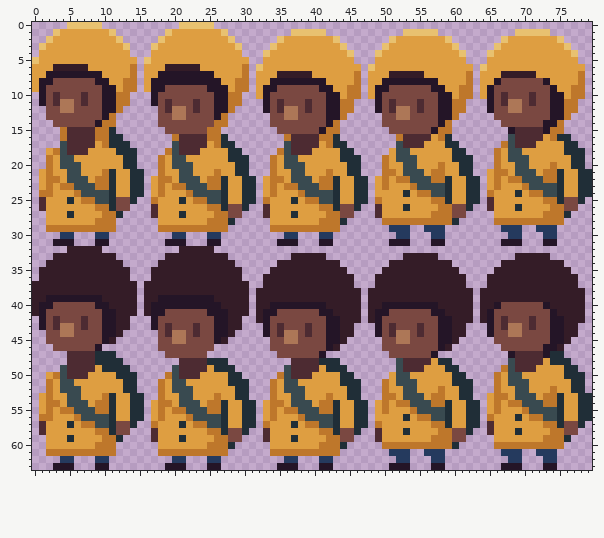
Edited in one commit: sprite sheet (Assets/Sprites/Player/iolanda_idle_spr_sheet.png). Above is the file before it was changed.
The file is 80x64 pixels.
After:
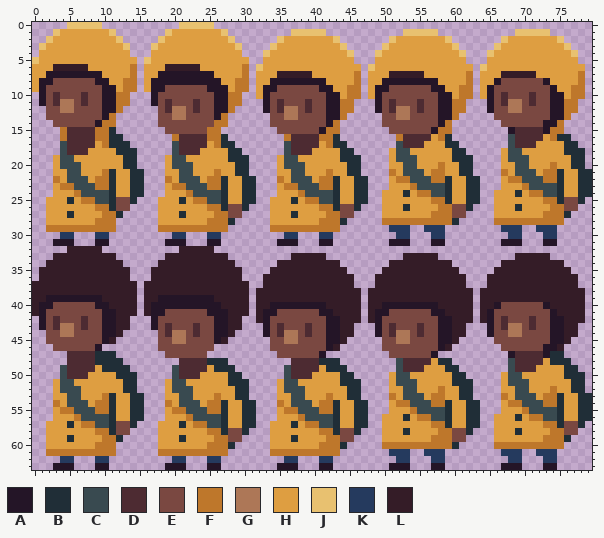
Palette (. is transparent): A #241527  B #202e37  C #394a50  D #4d2b32  E #7a4841  F #be772b  G #ad7757  H #de9e41  J #e8c170  K #253a5e  L #341c27
From old to new:
y 17: x 67 F -> .
y 18: x 2..3 HF -> ..; x 19 F -> .; x 35 F -> .; x 66 F -> .
y 19..20: x 2 F -> .; x 18 F -> .; x 34 F -> .; x 50 F -> .; x 66 F -> .
y 21: x 1..2 HF -> ..; x 18 F -> .; x 34 F -> .; x 50 F -> .; x 65..66 HF -> ..
y 22..23: x 1..2 HF -> ..; x 17..18 HF -> ..; x 33..34 HF -> ..; x 49..50 HF -> ..; x 65..66 HF -> ..
y 24: x 1..2 FF -> ..; x 17..18 HF -> ..; x 33..34 HF -> ..; x 49 H -> .; x 65 F -> .
y 25: x 1 D -> .; x 17 F -> .; x 33 F -> .; x 49 F -> .; x 65 D -> .
y 26: x 1 D -> .; x 17 D -> .; x 33 D -> .; x 49 D -> .; x 65 D -> .
y 27: x 17 D -> .; x 33 D -> .; x 49 D -> .
y 49: x 67 F -> .
y 50: x 2..3 HF -> ..; x 19 F -> .; x 35 F -> .; x 66 F -> .
y 51..52: x 2 F -> .; x 18 F -> .; x 34 F -> .; x 50 F -> .; x 66 F -> .
y 53: x 1..2 HF -> ..; x 18 F -> .; x 34 F -> .; x 50 F -> .; x 65..66 HF -> ..
y 54..55: x 1..2 HF -> ..; x 17..18 HF -> ..; x 33..34 HF -> ..; x 49..50 HF -> ..; x 65..66 HF -> ..
y 56: x 1..2 FF -> ..; x 17..18 HF -> ..; x 33..34 HF -> ..; x 49 H -> .; x 65 F -> .
y 57: x 1 D -> .; x 17 F -> .; x 33 F -> .; x 49 F -> .; x 65 D -> .
y 58: x 1 D -> .; x 17 D -> .; x 33 D -> .; x 49 D -> .; x 65 D -> .
y 59: x 17 D -> .; x 33 D -> .; x 49 D -> .
